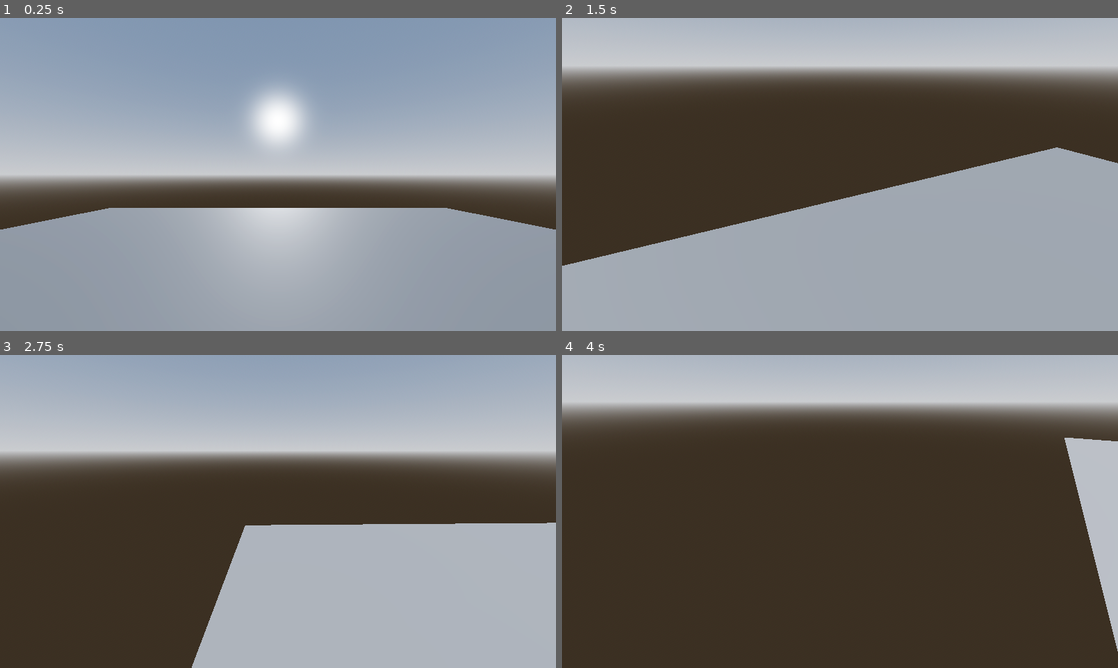
Above: before the commit, frames 1-4 (two rows, left to right).
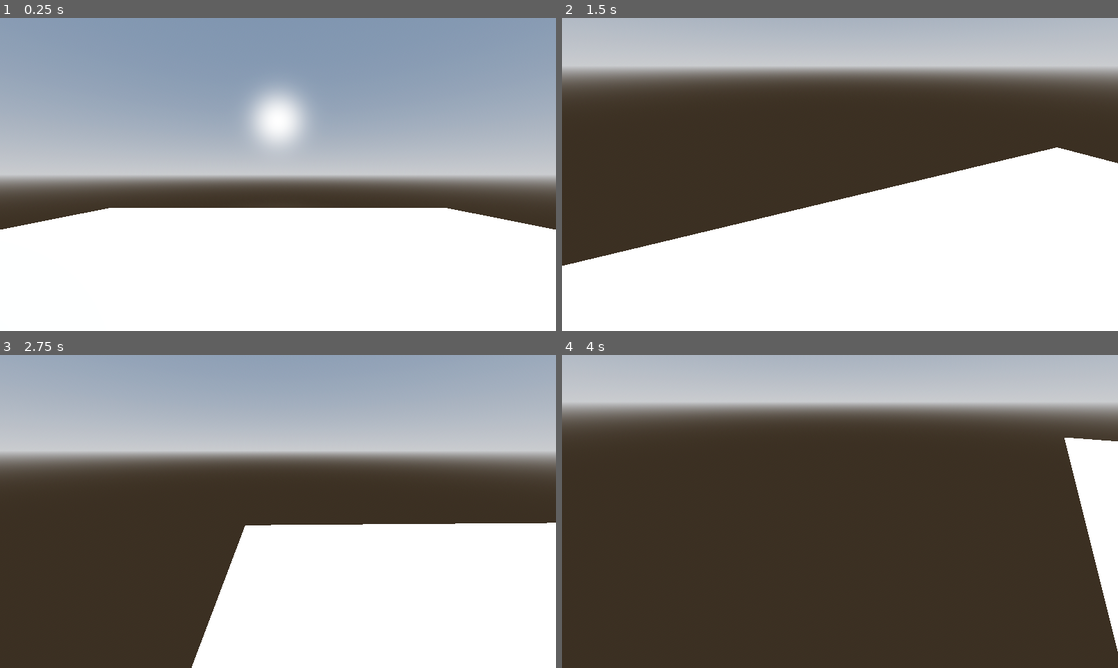
Above: after the commit, the same moments.

Repository: Octoan1/Respawn-Game-Jam-2025
Game: Godot game, scene res://scenes/main.tscn
Two runs of this game, one before a commit and one after it. Both use one fixed random seed, a clock stepped at 60 frames per second and the inputs below.
Inputs (mouse positions are in pixels of both pictures, inside the frame that each line leads up to):
- Up to frame 1 (0.25 s): no input
- Up to frame 2 (1.5 s): move the mouse to (962, 158) at 0.52 s; hold D (move_right) 0.53-1.28 s; click (962, 158) at 0.67 s; tap Space (jump) at 0.77 s; move the mouse to (812, 174) at 1.27 s; hold W (move_forward) from 1.28 s (still down)
- Up to frame 3 (2.75 s): keep holding W (move_forward); tap Space (jump) at 1.52 s; move the mouse to (289, 505) at 2.02 s
- Up to frame 4 (4 s): keep holding W (move_forward); move the mouse to (834, 517) at 2.77 s; tap Space (jump) at 3.02, 3.77 s; move the mouse to (878, 514) at 3.52 s

The runs differ from the first frame. In frame 1, 38% of the frame differs, in the area x 0-100%, y 60-100%; in frame 2, 42%, in the area x 0-100%, y 41-100%; in frame 3, 28%; in frame 4, 3.3%.

Commit message:
Fullscreen

Diff:
--- a/project.godot
+++ b/project.godot
@@ -19,7 +19,7 @@
 
 window/size/viewport_width=1600
 window/size/viewport_height=900
-window/size/mode=2
+window/size/mode=3
 
 [input]
 
--- a/scenes/main.tscn
+++ b/scenes/main.tscn
@@ -1,8 +1,7 @@
 [gd_scene load_steps=9 format=3 uid="uid://b8k07vwbcoo4v"]
 
 [ext_resource type="PackedScene" uid="uid://blehgd713ihr" path="res://scenes/player.tscn" id="1_o5qli"]
-[ext_resource type="ArrayMesh" uid="uid://ys7fals88ttl" path="res://Obelisk.obj" id="2_0wfyh"]
-[ext_resource type="Script" uid="uid://rp88fv7e3vcy" path="res://scenes/directional_light_3d.gd" id="2_0wfyh"]
+[ext_resource type="Script" path="res://scenes/directional_light_3d.gd" id="2_0wfyh"]
 
 [sub_resource type="ProceduralSkyMaterial" id="ProceduralSkyMaterial_o5qli"]
 sky_horizon_color = Color(0.66224277, 0.6717428, 0.6867428, 1)
@@ -55,9 +54,8 @@
 shape = SubResource("BoxShape3D_0wfyh")
 
 [node name="MeshInstance3D" type="MeshInstance3D" parent="StaticBody3D"]
-mesh = ExtResource("2_0wfyh")
 
-[node name="DirectionalLight3D" type="DirectionalLight3D" parent="."]
+[node name="DirectionalLight3D2" type="DirectionalLight3D" parent="."]
 transform = Transform3D(1, 0, 0, 0, -0.9774491, 0.21117117, 0, -0.21117117, -0.9774491, 0.68523884, 2.824976, -10.557611)
 script = ExtResource("2_0wfyh")
 sun_speed = 10
